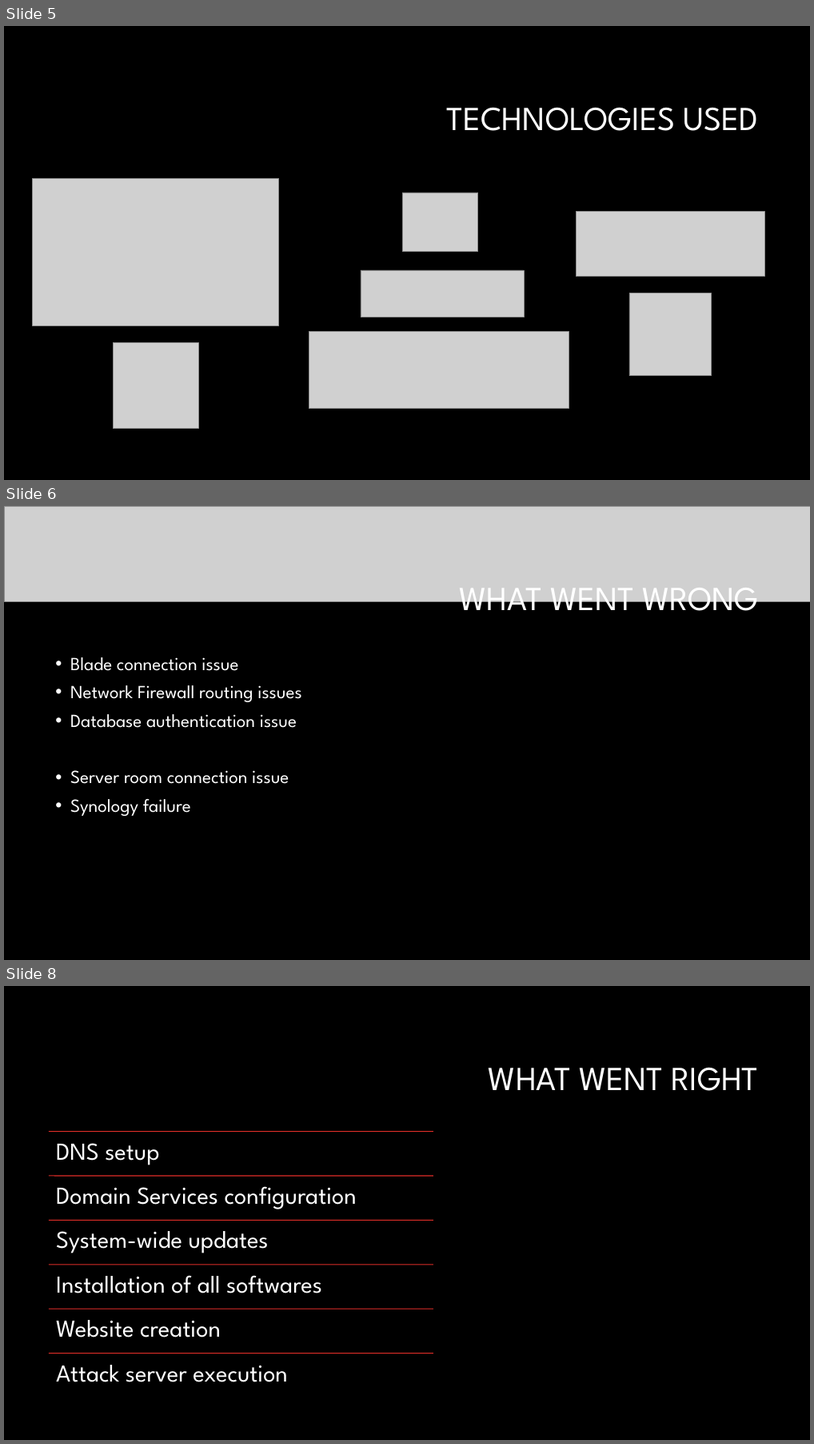
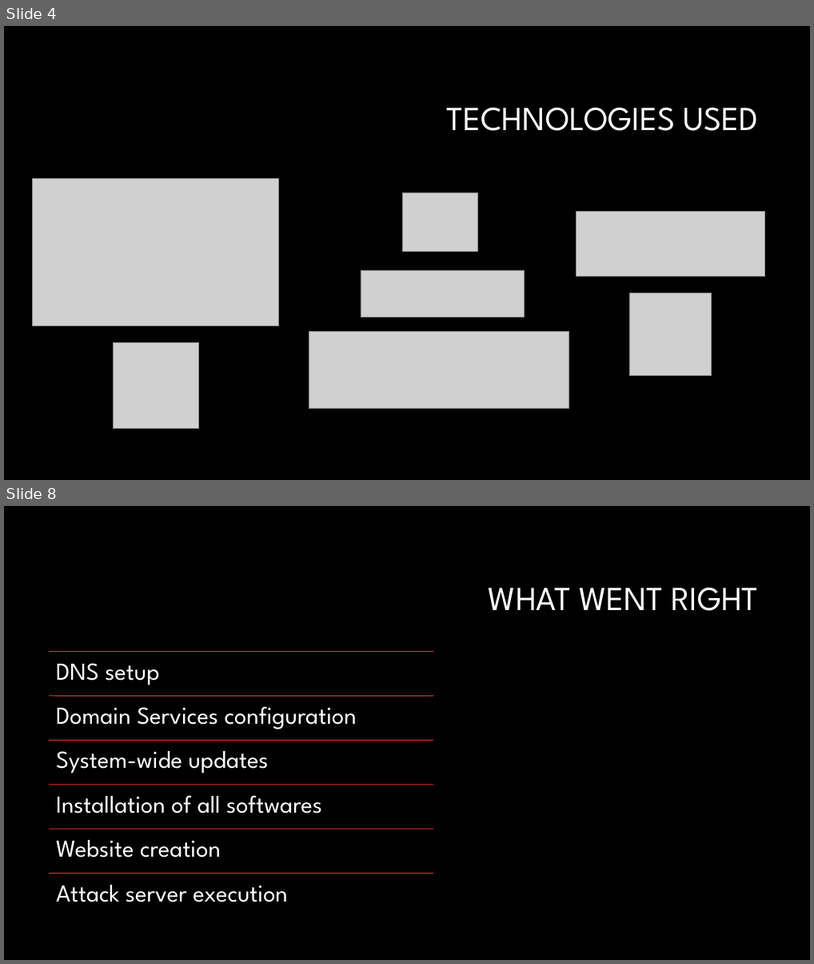
Before and after one commit to supertrey2004/Secure-Multi-Layer-Network-Project---Capstone, a slide deck: Docs/other/Slideshow.pptx. Shown one above the other, each under a label of ours: slides 5, 6 and 8 before the commit, slides 4 and 8 after it; the slides between them are not shown. The pictures are 814x1444 and 814x964 pixels, drawn with LibreOffice and Linux fonts; fonts in the diff are those of the drawing; grey boxes stand for pictures; background and template pictures are left out. Boxes give left, top, right and bottom in pixels: in the first picture for what was removed or moved away, otherwise in the second. Text is boxed around its words. In the diff, an @@ line names an element or a change of style, - is before the commit and + after.

```diff
--- a/Docs/other/Slideshow.pptx
+++ b/Docs/other/Slideshow.pptx
@@ slide 6 removed at [4,506,810,960], background picture (left out) @@
@@ picture removed at [4,506,810,601] @@
@@ title removed at [460,588,759,620] @@
-WHAT WENT WRONG
@@ text removed at [70,657,302,816] @@
-• Blade connection issue
-• Network Firewall routing issues
-• Database authentication issue
-• Server room connection issue
-• Synology failure
@@ what was slide 5 is now slide 4 @@
```
Also in this commit, not shown: 1 slide changed, 1 slide added, 4 other files.
